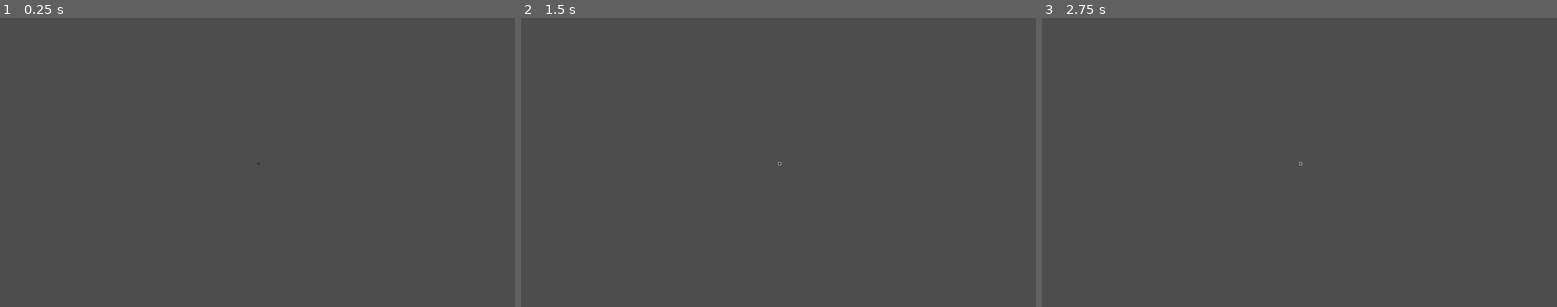
Above: before the commit, frames 1-3 (left to right).
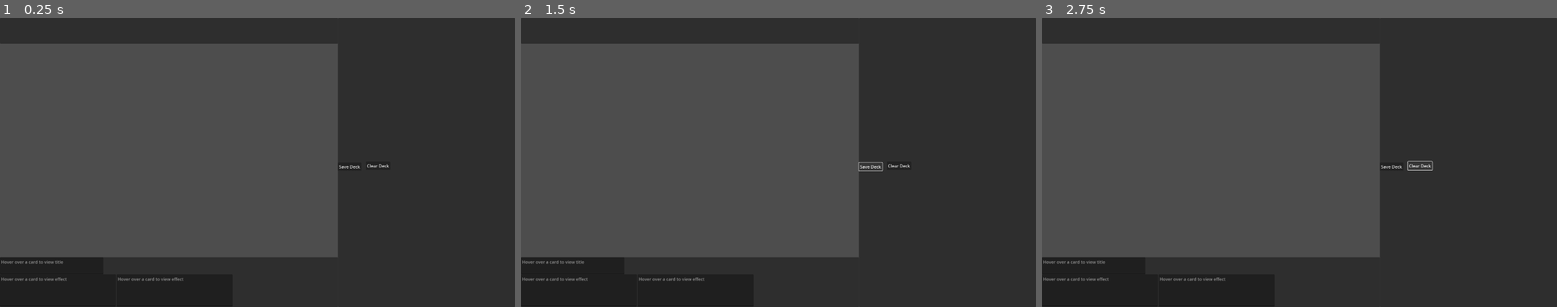
Above: after the commit, the same moments.

Repository: chrissolanilla/Deck-builder
Game: Godot game, scene res://scenes/deck_builder.tscn
Two runs of this game, one before a commit and one after it. Both use one fixed random seed, a clock stepped at 60 frames per second and the inputs below.
Inputs (mouse positions are in pixels of both pictures, inside the frame that each line leads up to; where the layout moved, square brackets give the same spot in the first picture):
- Up to frame 1 (0.25 s): no input
- Up to frame 2 (1.5 s): click (896, 165) [778, 162] at 0.5 s; click (871, 165) at 1.25 s, where only the run after the commit has a clickable "Save Deck"
- Up to frame 3 (2.75 s): click (1417, 165) [1299, 162] at 2 s

The runs differ from the first frame. In frame 1, 51% of the frame differs, in the area x 0-100%, y 0-100%; in frame 2, 51%; in frame 3, 51%.

Commit message:
adds better ui

Diff:
--- /dev/null
+++ b/assets/cards/MetaData/dupe1.tres
@@ -0,0 +1,3 @@
+version https://git-lfs.github.com/spec/v1
+oid sha256:57319820d96cbf560f41f8f76af97688a776934dfd3fc4bd37644ee81ed6553c
+size 795
--- /dev/null
+++ b/assets/cards/MetaData/dupe2.tres
@@ -0,0 +1,3 @@
+version https://git-lfs.github.com/spec/v1
+oid sha256:c49140fa93dc68eb36524788bb2b67791f6fd34c95cdc9456f1f2103a5f3d490
+size 795
--- /dev/null
+++ b/assets/cards/MetaData/dupe3.tres
@@ -0,0 +1,3 @@
+version https://git-lfs.github.com/spec/v1
+oid sha256:10b8cdb5157997681e44774fc21f5512725db607a6bd798a76fc9af2ccfe42aa
+size 794
--- /dev/null
+++ b/assets/cards/MetaData/dupe4.tres
@@ -0,0 +1,3 @@
+version https://git-lfs.github.com/spec/v1
+oid sha256:4a6f843bf52baadabcc70d58bfb83196f6039fdd1c880e7e41f4b7730aaf585a
+size 795
--- /dev/null
+++ b/assets/cards/MetaData/dupe5.tres
@@ -0,0 +1,3 @@
+version https://git-lfs.github.com/spec/v1
+oid sha256:a8725cbf955fba8c554bddd9aa3165ba802836e1a7a8ab64887e5554f9e81c1e
+size 795
--- /dev/null
+++ b/assets/cards/MetaData/dupe6.tres
@@ -0,0 +1,3 @@
+version https://git-lfs.github.com/spec/v1
+oid sha256:b45b31ed0c964ce618b4fca795d0eec0f64954aebf6de92246347ee8837b5bd1
+size 795
--- a/assets/cards/MetaData/immortal_king.tres
+++ b/assets/cards/MetaData/immortal_king.tres
@@ -1,3 +1,3 @@
 version https://git-lfs.github.com/spec/v1
-oid sha256:17f35360cb028b319cf767872a07fe41bba6e2cf547f3a96ec2173a8f3e15871
-size 828
+oid sha256:f8fe8f3fbd467ed21700a5ce254e0740e842f94c13b8abf2aea2fa9cb4daf1a1
+size 795
--- /dev/null
+++ b/assets/cards/MetaData/team_cream.tres
@@ -0,0 +1,3 @@
+version https://git-lfs.github.com/spec/v1
+oid sha256:9a0a17bd981934e8f6f7d8e89e4733206fde99789d5caad470f492dbd6e6bd27
+size 645
--- a/scenes/deck_builder.tscn
+++ b/scenes/deck_builder.tscn
@@ -1,6 +1,8 @@
-[gd_scene load_steps=2 format=3 uid="uid://o3vp4b2gu0gy"]
+[gd_scene load_steps=3 format=3 uid="uid://o3vp4b2gu0gy"]
 
 [ext_resource type="Script" path="res://scripts/deck_builder.gd" id="1_pr8jt"]
+
+[sub_resource type="Theme" id="Theme_l5jp8"]
 
 [node name="DeckBuilder" type="Control"]
 layout_mode = 3
@@ -13,17 +15,100 @@
 grow_vertical = 2
 script = ExtResource("1_pr8jt")
 
-[node name="GridContainer" type="GridContainer" parent="."]
+[node name="ScrollContainer" type="ScrollContainer" parent="."]
 layout_mode = 0
-offset_left = -663.0
-offset_top = -189.0
-offset_right = 746.0
-offset_bottom = 2167.0
+offset_left = -915.0
+offset_top = -447.0
+offset_right = 2620.0
+offset_bottom = 1909.0
 scale = Vector2(0.34, 0.34)
-theme_override_constants/h_separation = 700
-columns = 4
+horizontal_scroll_mode = 0
+
+[node name="MarginContainer" type="MarginContainer" parent="ScrollContainer"]
+layout_mode = 2
+size_flags_horizontal = 3
+theme_override_constants/margin_top = 558
+theme_override_constants/margin_bottom = 626
+
+[node name="GridContainer" type="GridContainer" parent="ScrollContainer/MarginContainer"]
+layout_mode = 2
+size_flags_horizontal = 6
+size_flags_vertical = 2
+theme = SubResource("Theme_l5jp8")
+theme_override_constants/h_separation = 1203
+theme_override_constants/v_separation = 1620
+columns = 3
+
+[node name="RightPanel" type="Panel" parent="."]
+layout_mode = 0
+offset_left = 300.0
+offset_top = -540.0
+offset_right = 960.0
+offset_bottom = 540.0
+
+[node name="TopPanel" type="Panel" parent="."]
+layout_mode = 0
+offset_left = -960.0
+offset_top = -540.0
+offset_right = 300.0
+offset_bottom = -444.0
+
+[node name="BottomPanel" type="Panel" parent="."]
+layout_mode = 0
+offset_left = -960.0
+offset_top = 354.0
+offset_right = 300.0
+offset_bottom = 540.0
+
+[node name="CardTitle" type="TextEdit" parent="BottomPanel"]
+layout_mode = 1
+offset_right = 385.0
+offset_bottom = 63.0
+placeholder_text = "Hover over a card to view title
+
+"
+editable = false
+
+[node name="CardEffect" type="TextEdit" parent="BottomPanel"]
+layout_mode = 1
+anchors_preset = 4
+anchor_top = 0.5
+anchor_bottom = 0.5
+offset_top = -29.0
+offset_right = 432.0
+offset_bottom = 91.0
+grow_vertical = 2
+placeholder_text = "Hover over a card to view effect"
+editable = false
+wrap_mode = 1
+
+[node name="CardDescription" type="TextEdit" parent="BottomPanel"]
+layout_mode = 1
+anchors_preset = 4
+anchor_top = 0.5
+anchor_bottom = 0.5
+offset_left = 435.0
+offset_top = -29.0
+offset_right = 867.0
+offset_bottom = 91.0
+grow_vertical = 2
+placeholder_text = "Hover over a card to view effect"
+editable = false
+wrap_mode = 1
 
 [node name="Button" type="Button" parent="."]
 layout_mode = 0
-offset_right = 8.0
-offset_bottom = 8.0
+offset_left = 404.0
+offset_top = -3.0
+offset_right = 495.0
+offset_bottom = 28.0
+text = "Clear Deck
+"
+
+[node name="SaveButton" type="Button" parent="."]
+layout_mode = 0
+offset_left = 300.0
+offset_right = 387.0
+offset_bottom = 31.0
+text = "Save Deck
+"
--- a/scripts/deck_builder.gd
+++ b/scripts/deck_builder.gd
@@ -2,30 +2,38 @@
 
 var available_cards: Array[CardMetaData] = []
 var deck: Array[CardMetaData] = []
+var gridContainer
+# Path to save the deck
+var deck_save_path = "user://deck_data.json"
 
 # Called when the node enters the scene tree for the first time.
 func _ready() -> void:
+
+	var gridContainer = $ScrollContainer/MarginContainer/GridContainer
+	# Load the cards as usual
 	loadAvailableCards()
 
 func loadAvailableCards():
 	var dir = DirAccess.open("res://assets/cards/MetaData")
 	if dir:
 		print("Directory exists")
-		dir.list_dir_begin()  # Start reading the directory
+		dir.list_dir_begin()  # start reading the directory
 		var file_name = dir.get_next()
 		while file_name != "":
 			print("File name: %s" % file_name)
-			if not dir.current_is_dir():  # Ensure it's not a subdirectory
+			if not dir.current_is_dir():  # ensure it's not a subdirectory
 				if file_name.ends_with(".tres"):
 					print("Found .tres file: %s" % file_name)
 					var card_data = ResourceLoader.load("res://assets/cards/MetaData/" + file_name)
 					if card_data is CardMetaData:
 						available_cards.append(card_data)
 						var ui_card = createUICard(card_data)
-						$GridContainer.add_child(ui_card)
+						$ScrollContainer/MarginContainer/GridContainer.add_child(ui_card)
+						ui_card.connect("card_hovered", Callable(self, "_on_card_hovered"))
+						ui_card.connect("card_hovered_exit", Callable(self, "_on_card_hovered_exit"))
 						print("Adding child: %s" % card_data.card_name)
-			file_name = dir.get_next()  # Get the next file
-		dir.list_dir_end()  # Close directory access
+			file_name = dir.get_next()  # get the next file
+		dir.list_dir_end()  # close directory access
 	else:
 		print("Directory could not be opened")
 
@@ -43,3 +51,8 @@
 
 func save_deck():
 	print("Deck saved (not really implemented yet): %s" % deck)
+
+func _on_card_hovered(metadata : CardMetaData):
+	$BottomPanel/CardTitle.text = metadata.card_name
+	$BottomPanel/CardDescription.text = metadata.description
+	$BottomPanel/CardEffect.text = metadata.effect
--- a/scripts/deck_manager.gd
+++ b/scripts/deck_manager.gd
@@ -26,3 +26,6 @@
 	var arena = get_node("res://scenes/arena.tscn")
 	arena.add_child(card_scene) #this will spawn a random floating card in the arena
 	return card_scene
+
+func saveDeck(deck: Array):
+	self.deck = deck
--- a/scripts/ui_card_scene.gd
+++ b/scripts/ui_card_scene.gd
@@ -7,6 +7,11 @@
 
 signal card_selected
 signal card_dragged
+signal card_hovered(card_data : CardMetaData)
+signal card_hovered_exit()
+
+var card_metadata: CardMetaData
+
 
 func _ready() -> void:
 	self.connect("mouse_entered", Callable(self, "_on_mouse_hovered"))
@@ -31,6 +36,7 @@
 func setupCard(metadata: CardMetaData):
 	$CardName.text = metadata.card_name
 	$CardPortrait.texture = metadata.card_portrait
+	card_metadata = metadata
 	#resize root to cardPortrait
 	if metadata.card_portrait:
 		print("root size before:  " , self.get_rect().size)
@@ -46,9 +52,11 @@
 func _on_mouse_hovered() -> void:
 	is_hovered = true
 	print("Mouse is over the card")
+	emit_signal("card_hovered", card_metadata)
 	# TODO: add visual effects on hover or something
 
 func _on_mouse_exited() -> void:
 	is_hovered = false
 	print("Mouse exited the card")
+	emit_signal("card_hovered_exit")
 	# TODO: remove visual effects
Binary file added: assets/cards/portraits/team_cream.png
Not shown, added: assets/cards/portraits/team_cream.png.import
